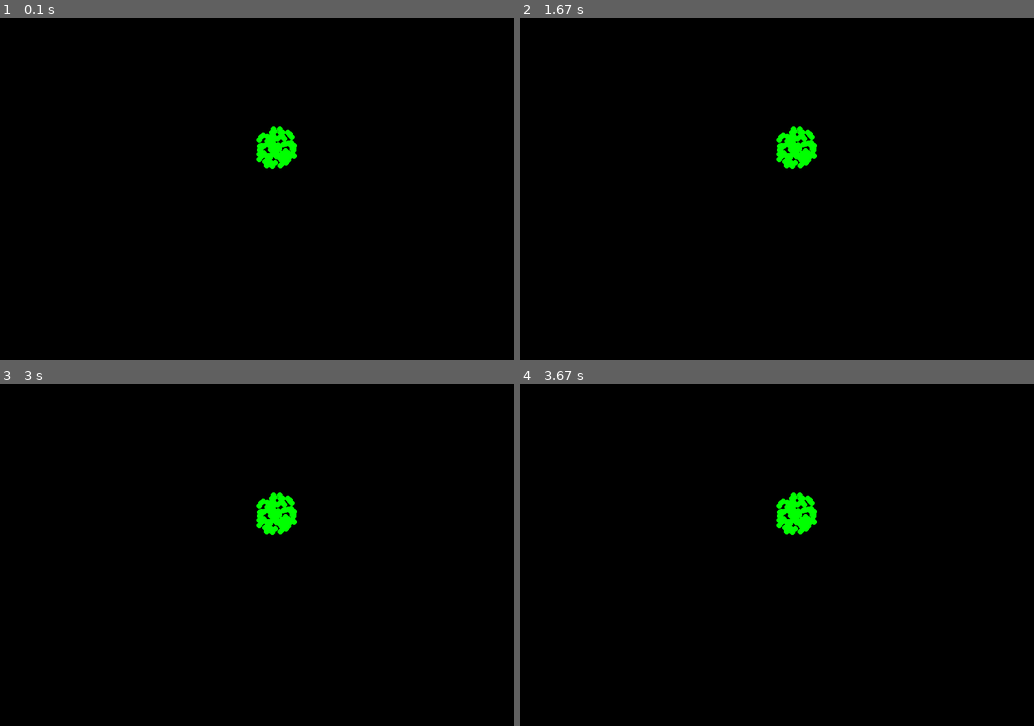
Above: before the commit, frames 1-4 (two rows, left to right).
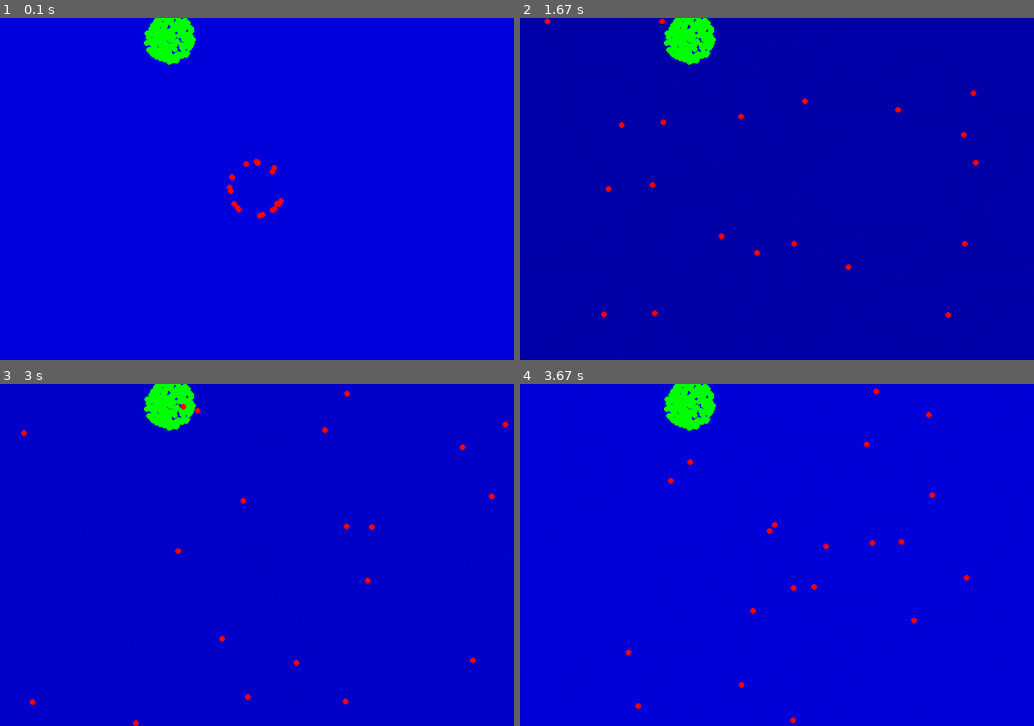
Above: after the commit, the same moments.

Repository: lucasthierry17/Ant_Project
Game: pygame game, started from pygame_grids.py
Same seed, same stepped clock (60 frames per second), same inputs: the game is played once before the commit and once after it.
Inputs:
- Up to frame 1 (0.1 s): no input
- Up to frame 2 (1.67 s): no input
- Up to frame 3 (3 s): no input
- Up to frame 4 (3.67 s): tap Enter at 3.33 s

The runs differ from the first frame. In frame 1, 100% of the frame differs, in the area x 0-100%, y 0-100%; in frame 2, 100%; in frame 3, 100%; in frame 4, 100%.

Commit message:
improved random food source

Diff:
--- a/pygame_grids.py
+++ b/pygame_grids.py
@@ -6,18 +6,18 @@
 logical_width, logical_height = 150, 100  # size for the arrays
 pixel_size = 6  # scales the screen up for visualization
 width, height = logical_width * pixel_size, logical_height * pixel_size
-num_ants = 20
-size_ant = 5
-FPS = 250
+num_ants = 20 # number of ants
+size_ant = 5 # size of the ant for drawing
+FPS = 250 # frames per second
 pheri = 15  # this represents their sight of view
 repulsion_distance = 5  # how far the ants will go towards the center
 nest_position = np.array([width // 2, height // 2])  # set nest to the middle
-home_pheromone = 120
-ant_coordinates = []
-step_size = 3
-num_food = 100
-radius = 3.5
-size_food = 5
+home_pheromone = 255 # value of intensity added to the position
+step_size = 4 # step_size of the ants
+decay_rate = 3 # value is subtracted from the intensity in position x, y
+num_food = 200 # number of food items in the food source
+radius = 7 # radius of the food source
+size_food = 5 # size of each food item
 
 
 
@@ -53,14 +53,14 @@
 
 
 class Food:
-    def __init__(self, num_food, radius, min_distance = 400):
+    def __init__(self, num_food, radius, min_distance = 200):
         self.num_food = num_food
         self.radius = radius
         self.min_distance = min_distance
-        self.center = np.random.uniform(-18, 18, size=2)
-        self.generate_positions()
+        self.center = None
 
     def generate_positions(self):
+        # Generate random angles to distribute food positions uniformly in a circle
         angles = np.linspace(0, 2 * np.pi, self.num_food)
         radii = np.sqrt(np.random.uniform(0, 1, self.num_food)) * self.radius
 
@@ -68,12 +68,17 @@
         y = radii * np.sin(angles)
 
         while True:
-            if np.linalg.norm(self.center - np.array([width // 2, height // 2])) >= self.min_distance:
+            # randomly choose x and y coordinates for the center of the food source
+            x_center = np.random.randint(0, width-400)
+            y_center = np.random.randint(0, height-400)
+            self.center = x_center, y_center
+
+            # only accept the coordinates of the center if the distance to the nest is big enough
+            if np.linalg.norm(self.center - nest_position) >= self.min_distance:
                 break
-            else:
-                self.center = np.random.uniform(-18, 18, size=2)
 
-        self.positions = np.column_stack((x, y)) + self.center
+        # return the final and scaled positions of the food items
+        self.positions = np.column_stack((x, y)) * pixel_size + self.center
         return self.positions
 
 
@@ -84,31 +89,35 @@
         self.clock = pygame.time.Clock()
         self.screen = pygame.display.set_mode((width, height))
         self.surface = pygame.Surface((width, height), pygame.SRCALPHA)
+        self.food_positions = Food(num_food, radius).generate_positions()
+
 
 
     def draw_pheromones(self, surface, pheromones):
         surface.fill((0, 0, 255, 0))
         for (x, y), intensity in np.ndenumerate(pheromones):
-            pheromones[x, y] = max(intensity - 2, 0)
+            pheromones[x, y] = max(intensity - decay_rate, 0)
             pygame.draw.rect(surface, (0, 0, 255, pheromones[x, y]), (x * pixel_size, y * pixel_size, pixel_size, pixel_size))
+
+
+    def draw_food(self, size_food):
+        # this function takes in the size of the food items and draws the food source on the screen
+        for food_pos in self.food_positions:
+            pygame.draw.circle(self.screen, (0, 255, 0), food_pos.astype(int) , size_food)
+
 
     def draw_ants(self, ant_positions, size):
         # this function takes in the screen, the position and size of the ant and draws them in
         self.screen.fill((0, 0, 0))
         self.draw_pheromones(self.surface, main.pheromones)
         self.screen.blit(self.surface, (0, 0))  # Clear the screen to draw the new positions
+        self.draw_food(size_food)
 
         for ant_pos in ant_positions:
             pygame.draw.circle(self.screen, (255, 0, 0), ant_pos.astype(int), size)  # draws the ants in red
 
         pygame.display.flip()  # updates the entire display
         self.clock.tick(FPS)  # regulates the frames per second
-
-    def draw_food(self, food_positions, size):
-
-        for food_pos in food_positions:
-            pygame.draw.circle(self.screen, (0, 255, 0), (int(food_pos[0] * 10)+400, int(food_pos[1] * 10)+300), size)
-
 
 
 class Run:
@@ -117,7 +126,6 @@
         self.ant_directions = np.random.uniform(0, 360, size=num_ants)
         self.pheromones = np.full((logical_width, logical_height), 0, dtype=np.uint8)  # Initialize pheromones to zero
         self.go = True
-        self.food_positions = Food(num_food, radius).generate_positions()
 
 
 
@@ -131,14 +139,10 @@
 
             for ant_pos in ant_positions:
                 logical_x, logical_y = ant_pos.astype(int) // pixel_size
-                logical_x = np.clip(logical_x, 0, logical_width - 1)
-                logical_y = np.clip(logical_y, 0, logical_height - 1)
+
 
                 self.pheromones[logical_x, logical_y] += home_pheromone
-                ant_coordinates.append((logical_x, logical_y))
-            vis.draw_food(self.food_positions, size_food)
-            # vis.draw_ants(ant_positions, size_ant)
-            pygame.display.flip()  # updates the entire display
+            vis.draw_ants(ant_positions, size_ant)
 
 
 
